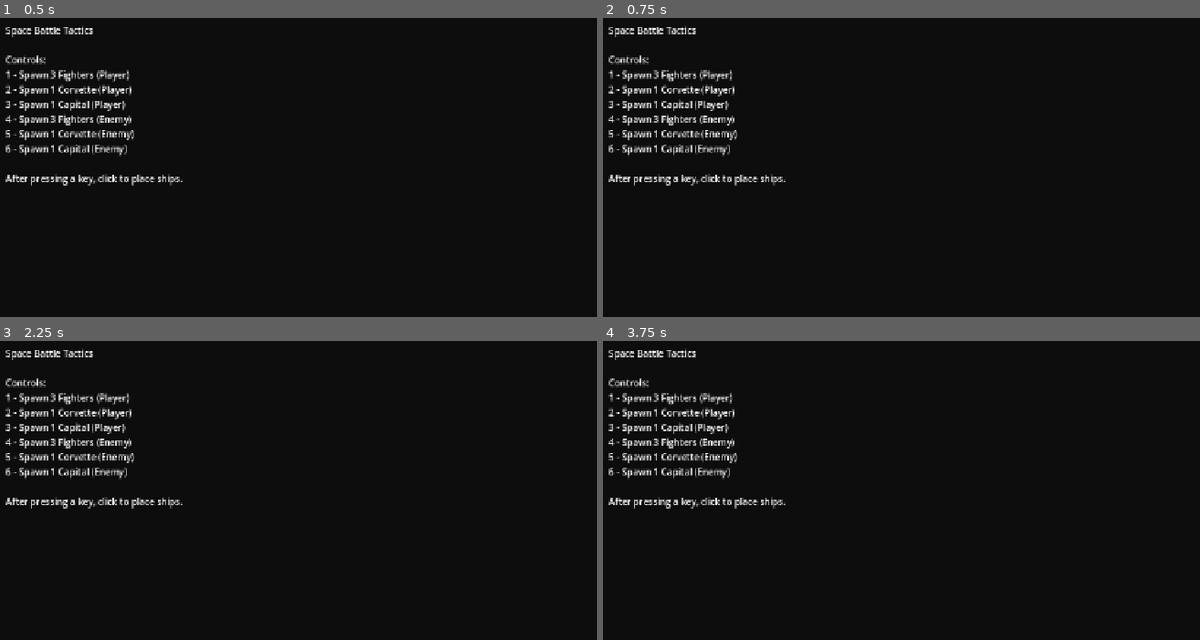
Above: before the commit, frames 1-4 (two rows, left to right).
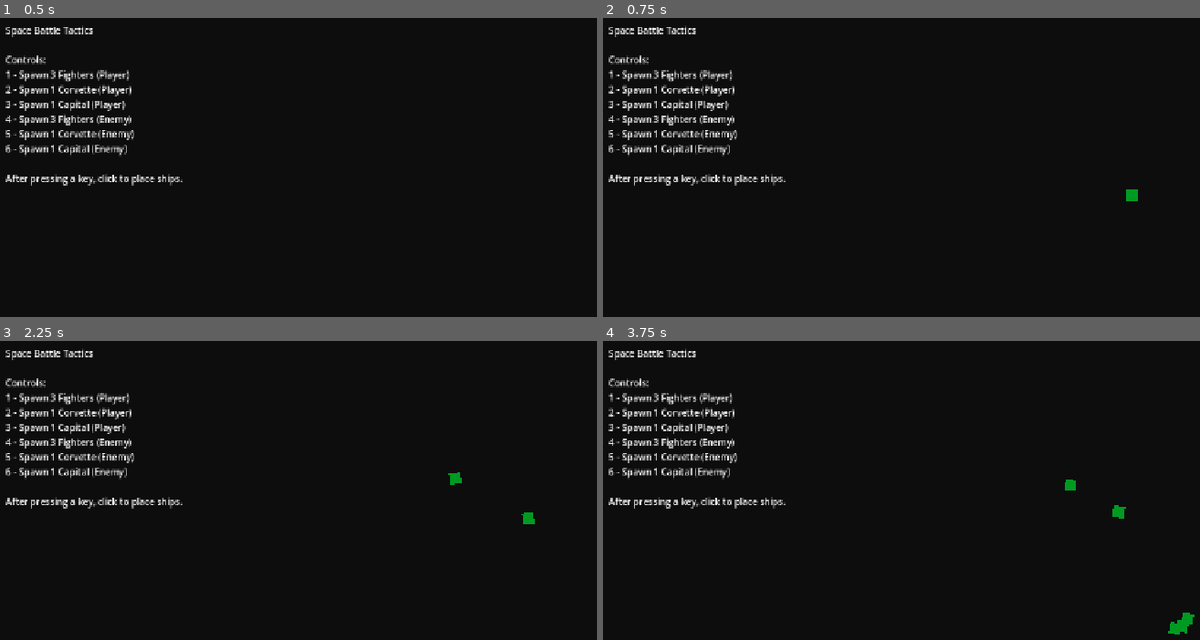
Above: after the commit, the same moments.

Repository: jaypeeZero/hal-we-play-a-game
Game: Godot game, scene res://scenes/space_battle.tscn
The game is run twice, just before and just after one commit, with the same random seed, the same clock (stepped at 60 frames per second) and the same inputs.
Inputs (mouse positions are in pixels of both pictures, inside the frame that each line leads up to):
- Up to frame 1 (0.5 s): no input
- Up to frame 2 (0.75 s): tap Enter at 0.5 s; move the mouse to (1128, 203) at 0.52 s; hold 3 (spawn_capital) from 0.53 s (still down); click (1128, 203) at 0.67 s
- Up to frame 3 (2.25 s): release 3 (spawn_capital) at 1.25 s; tap Space at 1.25 s; drag from (220, 565) to (525, 517) at 1.27 s; tap Enter at 2 s; move the mouse to (435, 454) at 2.02 s; hold 6 (spawn_enemy_capital) from 2.03 s (still down); click (435, 454) at 2.17 s
- Up to frame 4 (3.75 s): release 6 (spawn_enemy_capital) at 2.75 s; tap Space at 2.75 s; drag from (931, 628) to (1062, 478) at 2.77 s; tap Enter at 3.5 s; move the mouse to (1188, 607) at 3.52 s; hold 4 (spawn_enemy_fighter) from 3.53 s (still down); click (1188, 607) at 3.67 s

Frame 1 is identical in both runs. In frame 2, less than 0.1% of the frame differs, in the area x 87-90%, y 57-62%; in frame 3, 0.1%; in frame 4, 0.3%, in the area x 77-100%, y 46-99%.

Commit message:
Restore visuals by making entities extend IRenderable
PROBLEM:
- ShipRenderable/ProjectileRenderable inner classes were created but never
  added to scene tree
- IRenderable extends Node2D and needs to be in tree to process/render
- VisualBridge expects IRenderable nodes that are actually in the tree

FIX:
- ShipEntity now extends IRenderable (was Node2D)
- ProjectileEntity now extends IRenderable (was Node2D)
- Removed inner ShipRenderable/ProjectileRenderable classes
- Entities register themselves directly with VisualBridge
- Entities emit state_changed signal directly

This restores the original visual look while keeping pure ECS data flow.

Diff:
--- a/scripts/space/entities/projectile_entity.gd
+++ b/scripts/space/entities/projectile_entity.gd
@@ -1,5 +1,5 @@
 class_name ProjectileEntity
-extends Node2D
+extends IRenderable
 
 ## Minimal projectile entity for ECS architecture
 ## Only handles Godot physics/rendering integration
@@ -9,7 +9,6 @@
 var team: int = 0
 
 var _area: Area2D
-var _renderable: IRenderable
 
 ## Initialize entity with ID and team for collision layers
 func initialize(id: String, projectile_team: int) -> void:
@@ -17,10 +16,9 @@
 	team = projectile_team
 	_setup_collision()
 
-	# Create and register renderable with visual bridge
+	# Register with visual bridge for rendering
 	if VisualBridgeAutoload.bridge:
-		_renderable = _create_renderable()
-		VisualBridgeAutoload.bridge.register_entity(_renderable)
+		VisualBridgeAutoload.bridge.register_entity(self)
 
 ## Setup collision area
 func _setup_collision() -> void:
@@ -48,19 +46,8 @@
 
 ## Emit state for renderer (called by game loop)
 func emit_state(projectile_data: Dictionary) -> void:
-	if _renderable:
-		var state = _create_entity_state(projectile_data)
-		# Update renderable position
-		_renderable.node_position = global_position
-		# Emit state changed signal
-		_renderable.state_changed.emit(state)
-
-## Create renderable wrapper for visual bridge
-func _create_renderable() -> IRenderable:
-	var renderable = ProjectileRenderable.new()
-	renderable.entity_id = entity_id
-	renderable.node_position = global_position
-	return renderable
+	var state = _create_entity_state(projectile_data)
+	state_changed.emit(state)
 
 ## Create entity state for renderer
 func _create_entity_state(projectile_data: Dictionary) -> EntityState:
@@ -70,24 +57,14 @@
 	state.health_percent = 1.0
 	return state
 
+## IRenderable implementation
+func get_entity_id() -> String:
+	return entity_id
+
+func get_visual_type() -> String:
+	return "space_projectile"
+
 ## Clean up
 func _exit_tree() -> void:
-	if VisualBridgeAutoload.bridge and _renderable:
-		VisualBridgeAutoload.bridge.unregister_entity(_renderable)
-
-# ============================================================================
-# Minimal IRenderable Implementation
-# ============================================================================
-
-class ProjectileRenderable extends IRenderable:
-	var entity_id: String
-	var node_position: Vector2
-
-	func get_entity_id() -> String:
-		return entity_id
-
-	func get_visual_type() -> String:
-		return "space_projectile"
-
-	func _process(_delta: float) -> void:
-		global_position = node_position
+	if VisualBridgeAutoload.bridge:
+		VisualBridgeAutoload.bridge.unregister_entity(self)
--- a/scripts/space/entities/ship_entity.gd
+++ b/scripts/space/entities/ship_entity.gd
@@ -1,5 +1,5 @@
 class_name ShipEntity
-extends Node2D
+extends IRenderable
 
 ## Minimal ship entity for ECS architecture
 ## Only handles Godot physics/rendering integration
@@ -9,7 +9,6 @@
 var team: int = 0
 
 var _area: Area2D
-var _renderable: IRenderable
 
 ## Initialize entity with ID and team for collision layers
 func initialize(id: String, ship_team: int, size: float) -> void:
@@ -17,10 +16,9 @@
 	team = ship_team
 	_setup_collision(size)
 
-	# Create and register renderable with visual bridge
+	# Register with visual bridge for rendering
 	if VisualBridgeAutoload.bridge:
-		_renderable = _create_renderable()
-		VisualBridgeAutoload.bridge.register_entity(_renderable)
+		VisualBridgeAutoload.bridge.register_entity(self)
 
 ## Setup collision area
 func _setup_collision(size: float) -> void:
@@ -49,21 +47,8 @@
 
 ## Emit state for renderer (called by game loop)
 func emit_state(ship_data: Dictionary) -> void:
-	if _renderable:
-		var state = _create_entity_state(ship_data)
-		# Update renderable position/rotation
-		_renderable.node_position = global_position
-		_renderable.node_rotation = rotation
-		# Emit state changed signal
-		_renderable.state_changed.emit(state)
-
-## Create renderable wrapper for visual bridge
-func _create_renderable() -> IRenderable:
-	var renderable = ShipRenderable.new()
-	renderable.entity_id = entity_id
-	renderable.node_position = global_position
-	renderable.node_rotation = rotation
-	return renderable
+	var state = _create_entity_state(ship_data)
+	state_changed.emit(state)
 
 ## Create entity state for renderer
 func _create_entity_state(ship_data: Dictionary) -> EntityState:
@@ -101,27 +86,14 @@
 
 	return state
 
+## IRenderable implementation
+func get_entity_id() -> String:
+	return entity_id
+
+func get_visual_type() -> String:
+	return "ship"
+
 ## Clean up
 func _exit_tree() -> void:
-	if VisualBridgeAutoload.bridge and _renderable:
-		VisualBridgeAutoload.bridge.unregister_entity(_renderable)
-
-# ============================================================================
-# Minimal IRenderable Implementation
-# ============================================================================
-
-class ShipRenderable extends IRenderable:
-	var entity_id: String
-	var node_position: Vector2
-	var node_rotation: float
-
-	func get_entity_id() -> String:
-		return entity_id
-
-	func get_visual_type() -> String:
-		return "ship"
-
-	func _process(_delta: float) -> void:
-		# Position and rotation are synced from game loop
-		global_position = node_position
-		rotation = node_rotation
+	if VisualBridgeAutoload.bridge:
+		VisualBridgeAutoload.bridge.unregister_entity(self)
